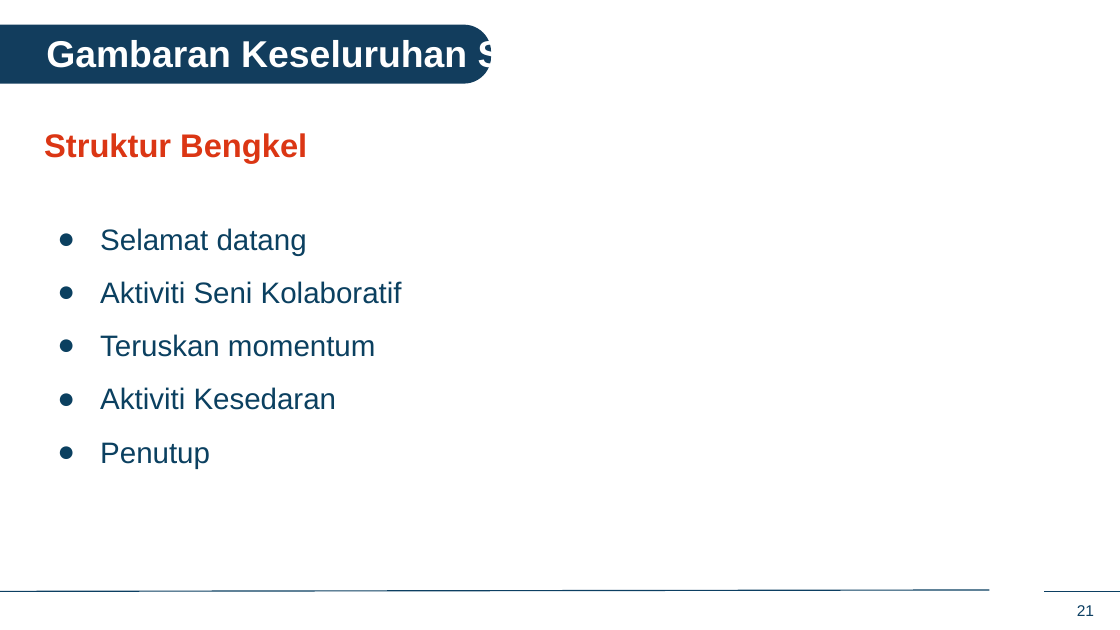
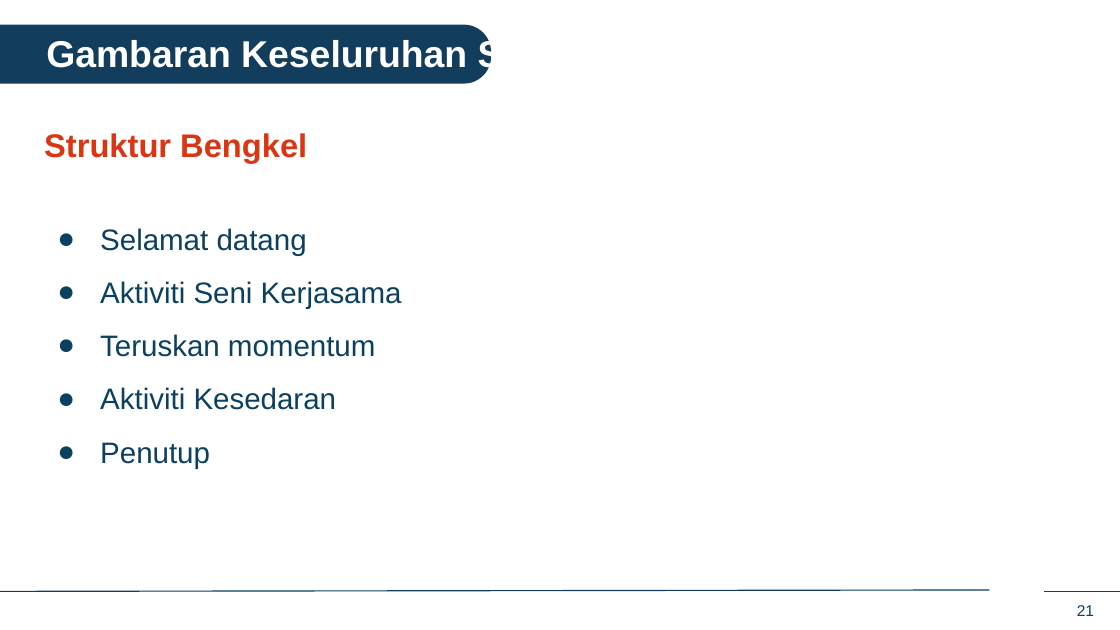
Before and after one commit to IDEMSInternational/plh-digital-content, a slide deck: slide 21 of translations/facilitator_app_malaysia/ms/ms_in_person_sessions.pptx. Drawn at 1120x630 pixels with LibreOffice and Linux fonts; fonts in the diff are those of the drawing; background and template pictures are left out. Boxes give left, top, right and bottom in pixels: in the first picture for what was removed or moved away, otherwise in the second. Text is boxed around its words. In the diff, an @@ line names an element or a change of style, - is before the commit and + after.

```diff
--- a/translations/facilitator_app_malaysia/ms/ms_in_person_sessions.pptx
+++ b/translations/facilitator_app_malaysia/ms/ms_in_person_sessions.pptx
@@ text at (x1=100, y1=281, x2=402, y2=309): text changed @@
-● Aktiviti Seni Kolaboratif
+● Aktiviti Seni Kerjasama
```
Also in this commit, not shown: 10 other slides changed.
